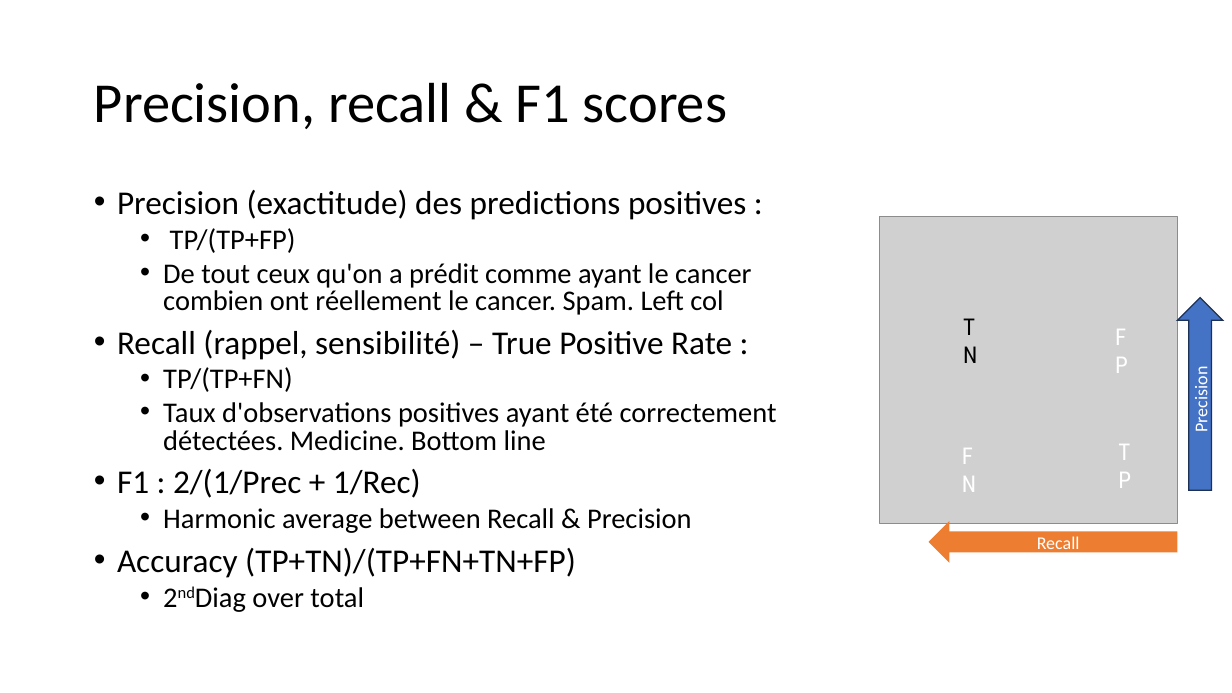
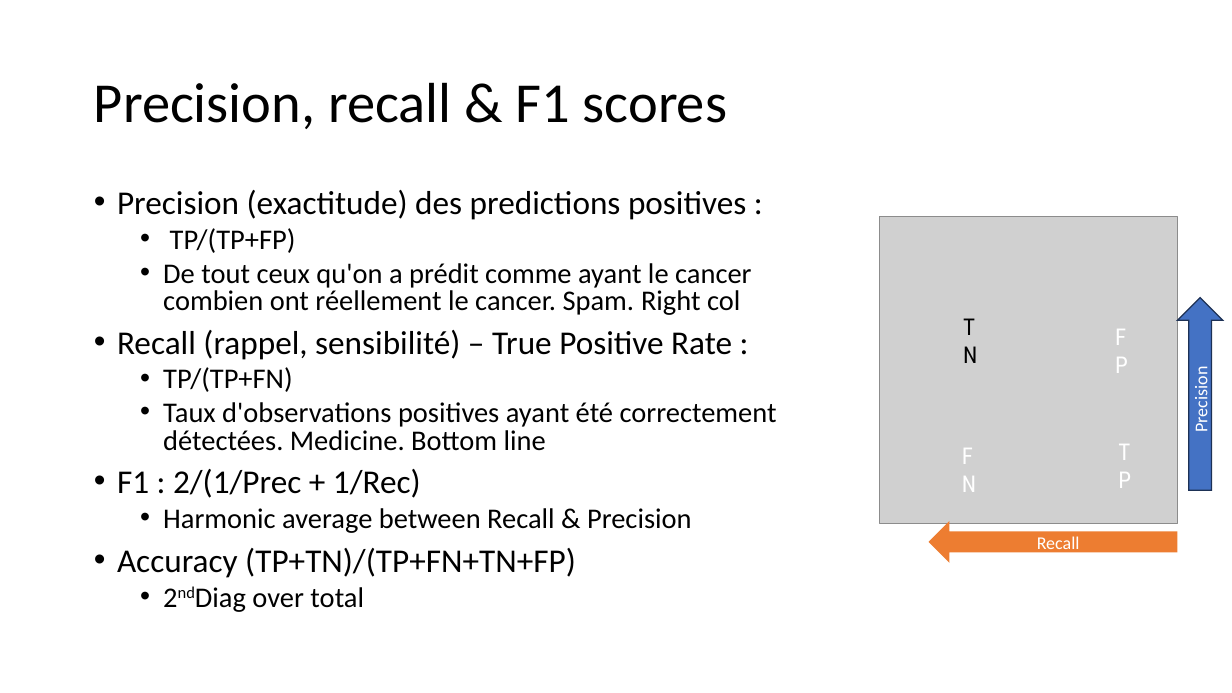
Before and after one commit to 40tude/Data_Essentials_Stage_Oct_2023, a slide deck: slide 30 of notes_de_stage.pptx. Drawn at 1232x693 pixels with LibreOffice and Linux fonts; fonts in the diff are those of the drawing; grey boxes stand for pictures. Boxes give left, top, right and bottom in pixels: in the first picture for what was removed or moved away, otherwise in the second. Text is boxed around its words. In the diff, an @@ line names an element or a change of style, - is before the commit and + after.

```diff
--- a/notes_de_stage.pptx
+++ b/notes_de_stage.pptx
@@ text at <box>163,263,752,315</box>: text changed @@
-  • De tout ceux qu'on a prédit comme ayant le cancer combien ont réellement le cancer. Spam. Left col
+  • De tout ceux qu'on a prédit comme ayant le cancer combien ont réellement le cancer. Spam. Right col
```
Also in this commit, not shown: 8 other files.
